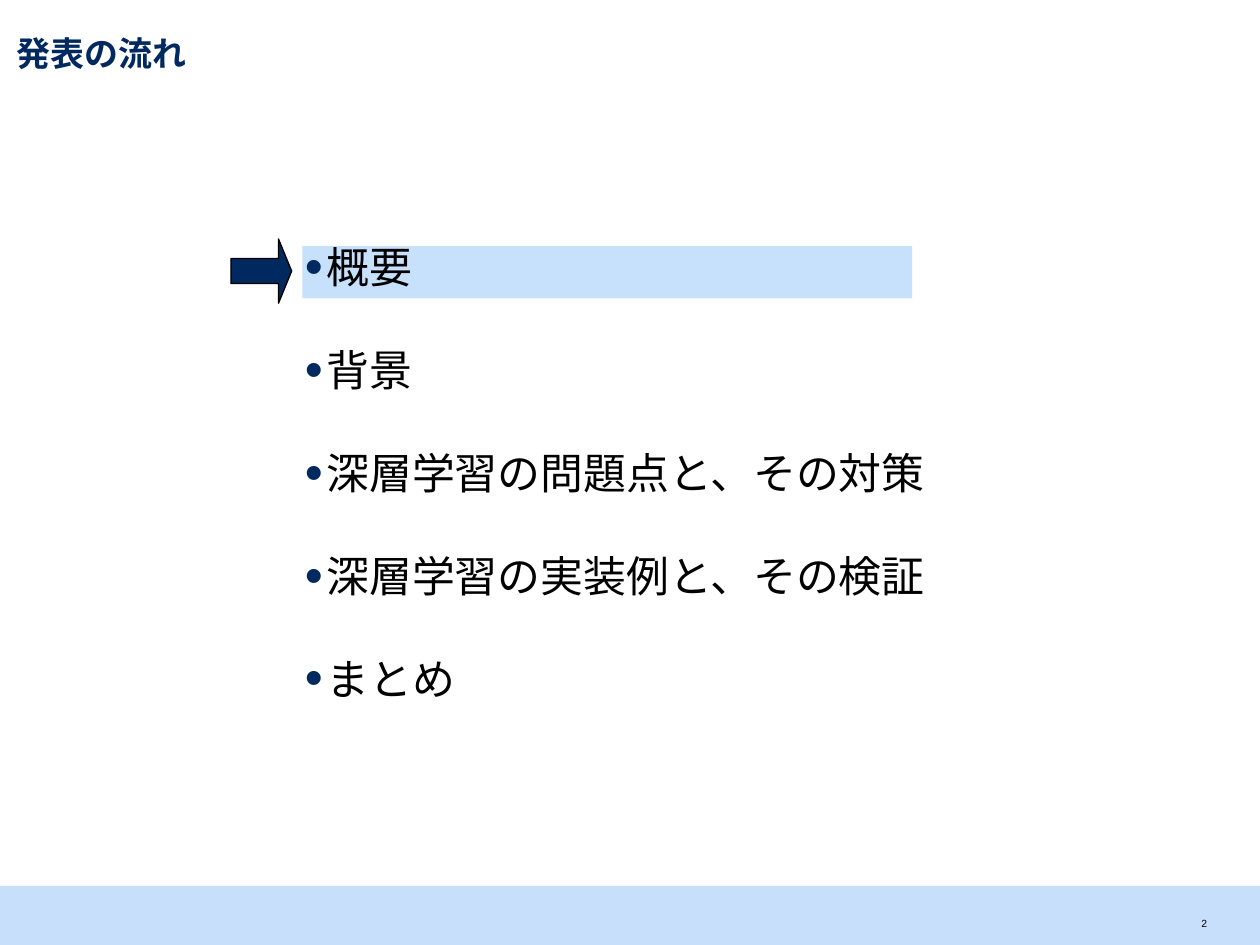
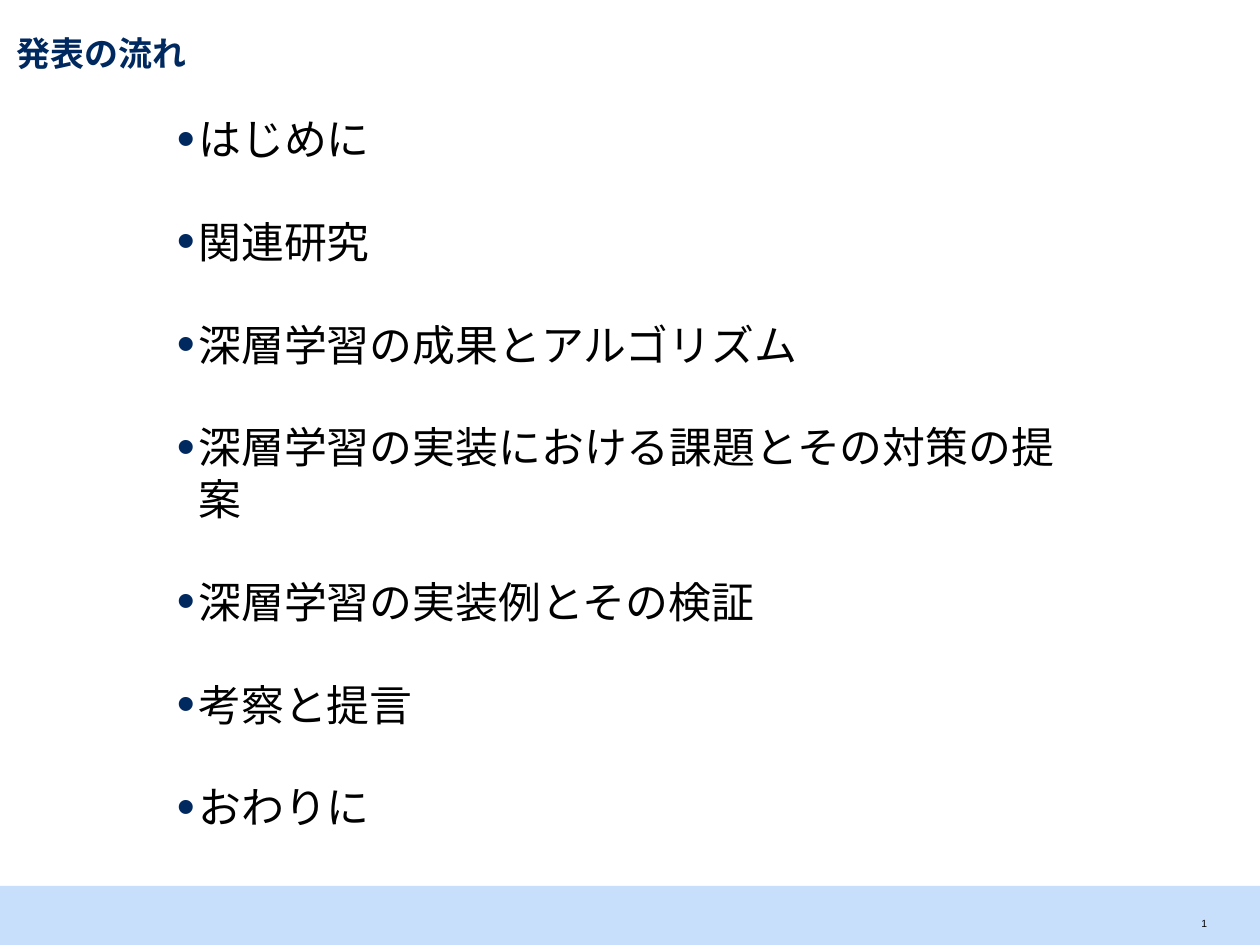
Before and after one commit to srtk/sotsuron, a slide deck: slide 2 of doc/sotsuron_defense/bd.pptx (slide 3 before the commit). Drawn at 1260x945 pixels with LibreOffice and Linux fonts; fonts in the diff are those of the drawing. Boxes give left, top, right and bottom in pixels: in the first picture for what was removed or moved away, otherwise in the second. Text is boxed around its words. In the diff, an @@ line names an element or a change of style, - is before the commit and + after.

```diff
--- a/doc/sotsuron_defense/bd.pptx
+++ b/doc/sotsuron_defense/bd.pptx
@@ text at (198,121,1054,825): text changed @@
-  • 概要
-  • 背景
-  • 深層学習の問題点と、その対策
-  • 深層学習の実装例と、その検証
-  • まとめ
+  • はじめに
+  • 関連研究
+  • 深層学習の成果とアルゴリズム
+  • 深層学習の実装における課題とその対策の提案
+  • 深層学習の実装例とその検証
+  • 考察と提言
+  • おわりに
@@ right arrow removed at (231,239,292,303) @@
@@ rectangle removed at (302,246,912,298) @@
@@ page number at (1201,920,1207,927): text changed @@
-2
+1
```
Also in this commit, not shown: 14 other slides changed, 9 slides added, 1 slide removed, 11 other files.
